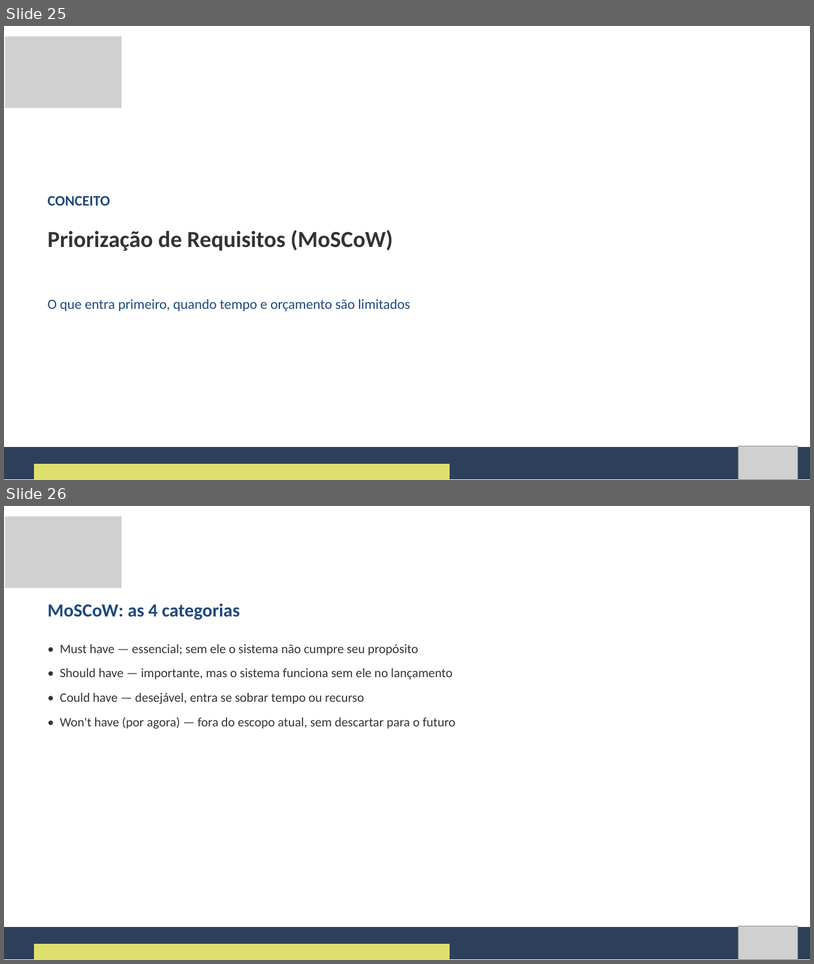
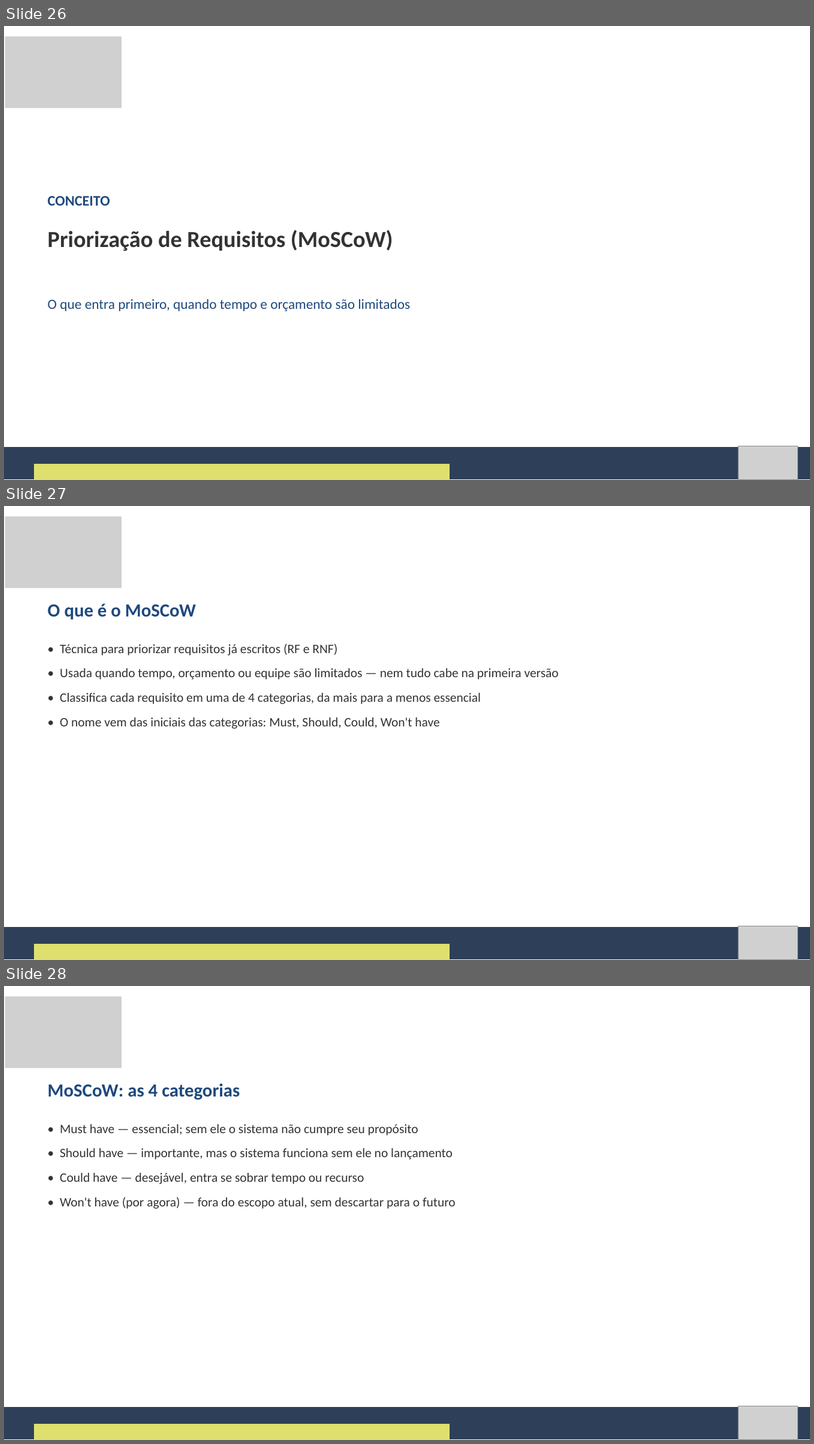
Before and after one commit to Natan20/Curso-Modelagem-De-Sistemas-Material, a slide deck: Aula 02 - 04-09-2026/Aula 2 - Slides.pptx. Shown one above the other, each under a label of ours: slides 25 and 26 before the commit, slides 26, 27 and 28 after it. The pictures are 814x964 and 814x1444 pixels, drawn with LibreOffice and Linux fonts; fonts in the diff are those of the drawing; grey boxes stand for pictures. Boxes give left, top, right and bottom in pixels: in the first picture for what was removed or moved away, otherwise in the second. Text is boxed around its words. In the diff, an @@ line names an element or a change of style, - is before the commit and + after.

Commit message:
Reorganiza Aula 2: quiz apos RNF, adiciona slides de Criterio de Aceite e move sintese/glossario pro final
- Quiz relampago RF/RNF movido para depois de RF e RNF completos, com slide de respostas novo
- Adiciona slide de definicao do MoSCoW antes das categorias
- Expande Criterio de Aceite em 4 slides (definicao, formato, exemplo, pratica)
- Corrige formatacao inconsistente dos slides de Ambiguidade/Conflitos
- Move Sintese e Glossario para o final, depois do material de reserva
- Esclarece a mecanica do role-play de entrevista no slide

```diff
--- a/Aula 02 - 04-09-2026/Aula 2 - Slides.pptx
+++ b/Aula 02 - 04-09-2026/Aula 2 - Slides.pptx
@@ slide 27 added at (x1=4, y1=506, x2=810, y2=960), background #FFFFFF @@
@@ picture added at (x1=5, y1=516, x2=122, y2=588) @@
@@ text added at (x1=48, y1=603, x2=196, y2=619), 33 pt, text #1F497D, bold @@
+O que é o MoSCoW
@@ text added at (x1=60, y1=643, x2=559, y2=729), 23 pt, text #333333 @@
+• Técnica para priorizar requisitos já escritos (RF e RNF)
+• Usada quando tempo, orçamento ou equipe são limitados — nem tudo cabe na primeira versão
+• Classifica cada requisito em uma de 4 categorias, da mais para a menos essencial
+• O nome vem das iniciais das categorias: Must, Should, Could, Won't have
@@ freeform shape added at (x1=4, y1=927, x2=810, y2=959), fill #2E4059 @@
@@ picture added at (x1=738, y1=926, x2=798, y2=959) @@
@@ freeform shape added at (x1=34, y1=943, x2=450, y2=960), fill #DFDF6F @@
@@ what was slide 25 is now slide 26 @@
@@ what was slide 26 is now slide 28 @@
```
Also in this commit, not shown: 4 slides changed, 4 other slides added, 2 other files.
